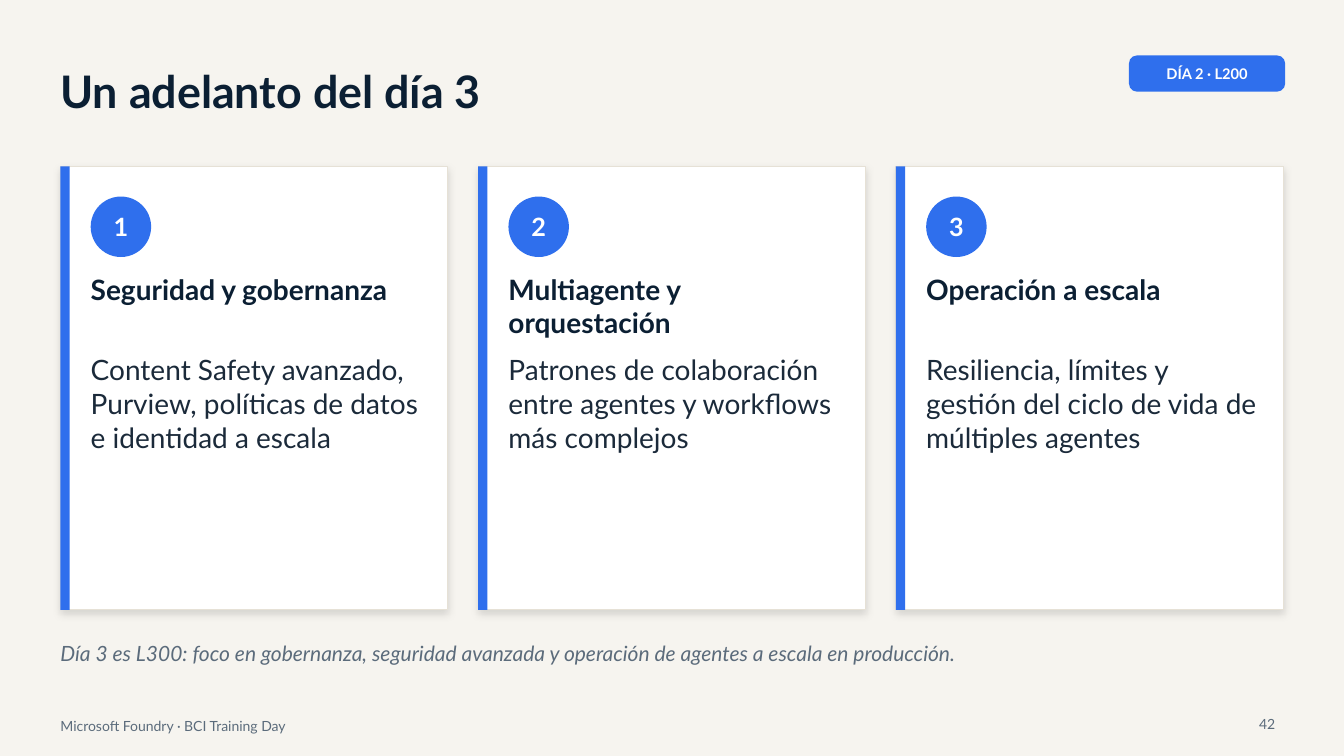
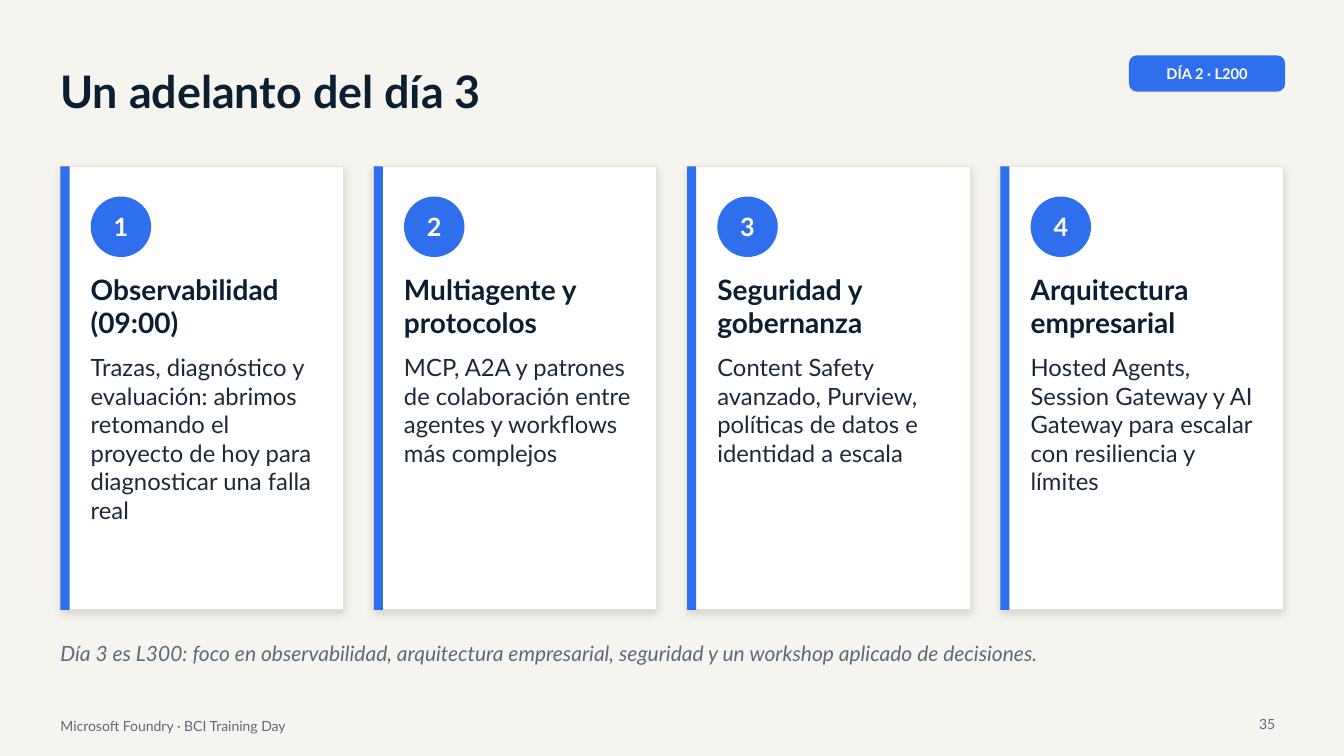
Before and after one commit to valegrajales/bci_workshop, a slide deck: slide 35 of presentaciones/BCI_Foundry_Dia2_L200_Agentes_RAG.pptx (slide 42 before the commit). Drawn at 1344x756 pixels with LibreOffice and Linux fonts; fonts in the diff are those of the drawing. Boxes give left, top, right and bottom in pixels: in the first picture for what was removed or moved away, otherwise in the second. Text is boxed around its words. In the diff, an @@ line names an element or a change of style, - is before the commit and + after.

```diff
--- a/presentaciones/BCI_Foundry_Dia2_L200_Agentes_RAG.pptx
+++ b/presentaciones/BCI_Foundry_Dia2_L200_Agentes_RAG.pptx
@@ rectangle resized from (x1=60, y1=166, x2=448, y2=610) to (x1=60, y1=166, x2=344, y2=610) @@
@@ rectangle resized from (x1=478, y1=166, x2=865, y2=610) to (x1=374, y1=166, x2=657, y2=610) @@
@@ rectangle resized from (x1=896, y1=166, x2=1284, y2=610) to (x1=688, y1=166, x2=971, y2=610) @@
@@ rectangle added at (x1=1000, y1=166, x2=1284, y2=610), fill #FFFFFF, outline #E6E1D6 0.75 pt @@
@@ rectangle added at (x1=1000, y1=166, x2=1009, y2=610), fill #2F6FED @@
@@ 1 text, 1 rectangle, 1 ellipse moved together from (x1=478, y1=166, x2=569, y2=610) to (x1=374, y1=166, x2=465, y2=610) @@
@@ 1 text, 1 rectangle, 1 ellipse moved together from (x1=896, y1=166, x2=987, y2=610) to (x1=688, y1=166, x2=778, y2=610) @@
@@ ellipse added at (x1=1030, y1=197, x2=1091, y2=257), fill #2F6FED @@
@@ text added at (x1=1054, y1=217, x2=1069, y2=236), 18 pt, text #FFFFFF, bold @@
+4
@@ text added at (x1=91, y1=279, x2=279, y2=338), 20 pt, text #0B1F33, bold @@
+Observabilidad (09:00)
@@ text at (x1=404, y1=279, x2=577, y2=338): text changed @@
-Multiagente y orquestación
+Multiagente y protocolos
@@ text "Seguridad y gobernanza" rewrapped from (x1=91, y1=279, x2=387, y2=305) to (x1=717, y1=279, x2=863, y2=338) @@
@@ text removed at (x1=926, y1=279, x2=1160, y2=305) @@
-Operación a escala
@@ text added at (x1=1031, y1=279, x2=1189, y2=338), 20 pt, text #0B1F33, bold @@
+Arquitectura empresarial
@@ text added at (x1=91, y1=358, x2=312, y2=519), 17 pt, text #1B2A3A @@
+Trazas, diagnóstico y evaluación: abrimos retomando el proyecto de hoy para diagnosticar una falla real
@@ text at (x1=404, y1=358, x2=630, y2=467): text changed; size 20 to 17 pt @@
-Patrones de colaboración entre agentes y workflows más complejos
+MCP, A2A y patrones de colaboración entre agentes y workflows más complejos
@@ text "Content Safety avanzado, Purview, políticas ..." moved from (x1=91, y1=359, x2=417, y2=449) to (x1=717, y1=358, x2=918, y2=462) @@
@@ text "Content Safety avanzado, Purview, políticas ..." at (x1=717, y1=358, x2=918, y2=462): size 20 to 17 pt @@
@@ text removed at (x1=926, y1=359, x2=1256, y2=453) @@
-Resiliencia, límites y gestión del ciclo de vida de múltiples agentes
@@ text added at (x1=1031, y1=358, x2=1253, y2=490), 17 pt, text #1B2A3A @@
+Hosted Agents, Session Gateway y AI Gateway para escalar con resiliencia y límites
@@ text at (x1=60, y1=645, x2=1037, y2=665): text changed @@
-Día 3 es L300: foco en gobernanza, seguridad avanzada y operación de agentes a escala en producción.
+Día 3 es L300: foco en observabilidad, arquitectura empresarial, seguridad y un workshop aplicado de decisiones.
@@ page number at (x1=1259, y1=719, x2=1275, y2=729): text changed @@
-42
+35
```
Also in this commit, not shown: 9 other slides changed, 1 slide added, 8 slides removed, 18 other files.
